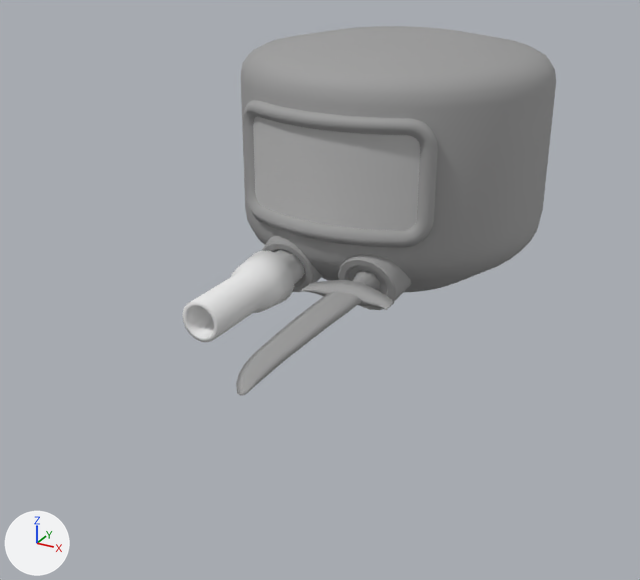
Renders of the FBX model Assets/ArenaSDK/AgentPrefabs/UniversalParts/Mesh/Brain_w_Dsiaply.FBX from each side of a commit.
Camera for both pictures: a 50 mm lens placed at (0.99, -2.225, 4.282), pointed at (-0.023, -0.385, 3.362). Arrows for +X, +Y and +Z are at lower left; the lights stay in place. Where no turn or scale is listed for an object, it has been applied to the vertices.

Objects in the first picture: 'FaceDisplay', 'Gun', 'GunSlot', 'Head002', 'Sword003', 'SwordSlot'.
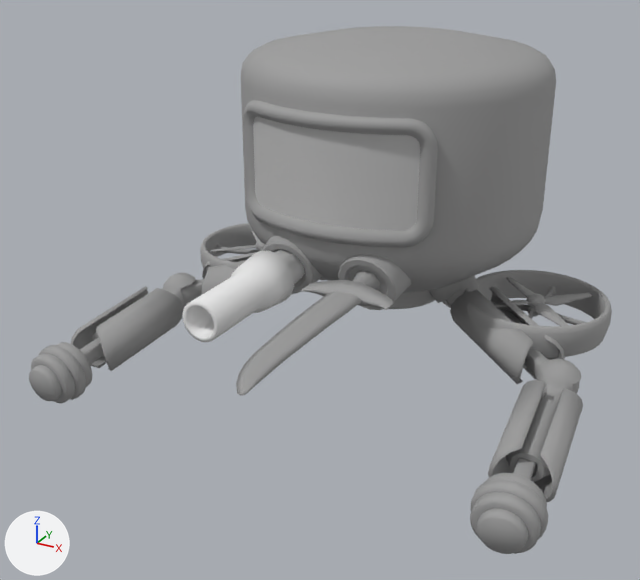
Boxes (x1, y1, x2, y2) around the edits, measured in the pictures (640 x 580 px):
'Head002', reshaped: before (241, 26, 556, 293); after (241, 26, 556, 309)
'lower_arm_L', added: after (488, 358, 583, 502)
'Engine_L', added: after (463, 270, 612, 358)
'lower_arm_R', added: after (71, 273, 195, 371)
'hand_L', added: after (470, 473, 548, 554)
'upper_arm_L', added: after (446, 287, 580, 394)
'hand_R', added: after (29, 342, 92, 404)
'Engine_R', added: after (200, 223, 260, 272)
'Propeller_L', added: after (493, 277, 592, 326)
'upper_arm_R', added: after (181, 252, 299, 306)
'Shoulders', added: after (319, 275, 479, 308)
'Propeller_R', added: after (210, 228, 265, 252)
part 1 of me_mesh, added: after (388, 290, 435, 309)

The change, as a diff of the scene's bpy script:
```diff
--- a/Assets/ArenaSDK/AgentPrefabs/UniversalParts/Mesh/Brain_w_Dsiaply.FBX.py
+++ b/Assets/ArenaSDK/AgentPrefabs/UniversalParts/Mesh/Brain_w_Dsiaply.FBX.py
@@ me_mesh @@
-me_mesh.from_pydata(...)  # 546 vertices, 1088 faces; spans x -0.418..0.418, y -0.418..0.418, z -0.337..0.337
+me_mesh.from_pydata(...)  # 810 vertices, 1562 faces; spans x -0.418..0.418, y -0.418..0.418, z -0.425..0.337
+# me_mesh part 1: a new loose piece of 216 vertices spanning x -0.16..0.162, y -0.161..0.161, z -0.425..-0.325, in mat_02___default (grey #9d9d9d)
 me_mesh.materials.append(mat_02___default)
@@ ob_shoulders @@
+ob_shoulders = bpy.data.objects.new('Shoulders', me_mesh_006)  # 236 vertices, 436 faces; spans x -0.275..0.275, y -0.071..0.071, z -0.088..0.088; in mat_02___default (grey #9d9d9d)
+ob_shoulders.location = (0.0, -0.003, 3.299)
@@ ob_upper_arm_r @@
+ob_upper_arm_r = bpy.data.objects.new('upper_arm_R', me_mesh_010)  # 396 vertices, 768 faces; spans x -0.409..0.052, y -0.302..0.052, z -0.129..0.052; in mat_02___default (grey #9d9d9d)
+ob_upper_arm_r.location = (-0.218, -0.003, 3.265)
@@ ob_hand_l @@
+ob_hand_l = bpy.data.objects.new('hand_L', me_mesh_009)  # 410 vertices, 816 faces; spans x -0.079..0.077, y -0.065..0.067, z -0.077..0.08; in mat_02___default (grey #9d9d9d)
+ob_hand_l.location = (0.614, -0.75, 3.133)
@@ ob_lower_arm_r @@
+ob_lower_arm_r = bpy.data.objects.new('lower_arm_R', me_mesh_011)  # 480 vertices, 918 faces; spans x -0.105..0.069, y -0.512..0.053, z -0.112..0.06; in mat_02___default (grey #9d9d9d)
+ob_lower_arm_r.location = (-0.575, -0.253, 3.189)
@@ ob_engine_l @@
+ob_engine_l = bpy.data.objects.new('Engine_L', me_mesh_013)  # 544 vertices, 1042 faces; spans x -0.014..0.478, y -0.2..0.201, z -0.059..0.03; in mat_02___default (grey #9d9d9d)
+ob_engine_l.location = (0.161, 0.0, 3.264)
@@ ob_upper_arm_l @@
+ob_upper_arm_l = bpy.data.objects.new('upper_arm_L', me_mesh_007)  # 396 vertices, 768 faces; spans x -0.052..0.408, y -0.302..0.052, z -0.129..0.052; in mat_02___default (grey #9d9d9d)
+ob_upper_arm_l.location = (0.221, -0.003, 3.265)
@@ ob_engine_r @@
+ob_engine_r = bpy.data.objects.new('Engine_R', me_mesh_015)  # 544 vertices, 1042 faces; spans x -0.479..0.014, y -0.201..0.2, z -0.059..0.03; in mat_02___default (grey #9d9d9d)
+ob_engine_r.location = (-0.159, 0.0, 3.264)
@@ ob_lower_arm_l @@
+ob_lower_arm_l = bpy.data.objects.new('lower_arm_L', me_mesh_008)  # 480 vertices, 918 faces; spans x -0.069..0.105, y -0.512..0.052, z -0.112..0.06; in mat_02___default (grey #9d9d9d)
+ob_lower_arm_l.location = (0.578, -0.253, 3.188)
@@ ob_propeller_l @@
+ob_propeller_l = bpy.data.objects.new('Propeller_L', me_mesh_014)  # 370 vertices, 696 faces; spans x -0.126..0.126, y -0.126..0.126, z -0.019..0.009; in mat_02___default (grey #9d9d9d)
+ob_propeller_l.location = (0.44, 0.0, 3.289)
@@ ob_hand_r @@
+ob_hand_r = bpy.data.objects.new('hand_R', me_mesh_012)  # 410 vertices, 816 faces; spans x -0.077..0.079, y -0.065..0.067, z -0.077..0.08; in mat_02___default (grey #9d9d9d)
+ob_hand_r.location = (-0.611, -0.749, 3.134)
@@ ob_propeller_r @@
+ob_propeller_r = bpy.data.objects.new('Propeller_R', me_mesh_016)  # 370 vertices, 696 faces; spans x -0.126..0.126, y -0.126..0.126, z -0.019..0.009; in mat_02___default (grey #9d9d9d)
+ob_propeller_r.location = (-0.439, 0.0, 3.289)
```
